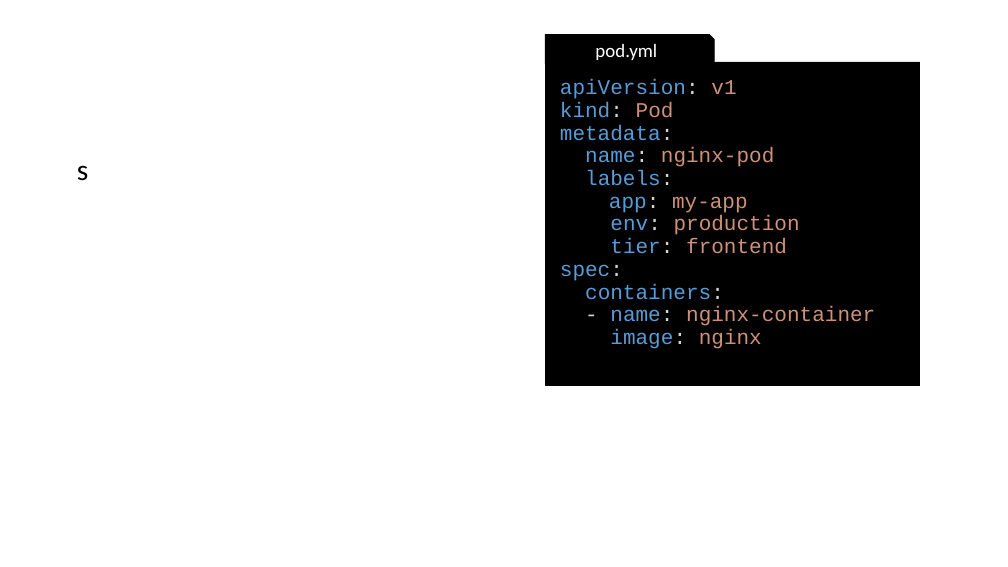
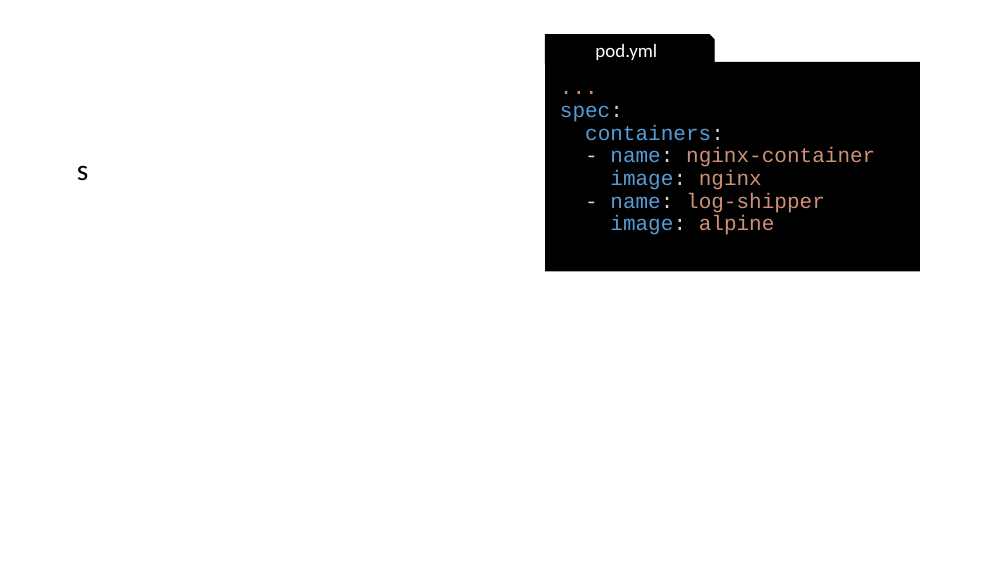
Before and after one commit to gerassimos/kgs, a slide deck: slide 10 of docs/images/slides_images.pptx. Drawn at 1008x567 pixels with LibreOffice and Linux fonts; fonts in the diff are those of the drawing. Boxes give left, top, right and bottom in pixels: in the first picture for what was removed or moved away, otherwise in the second. Text is boxed around its words. In the diff, an @@ line names an element or a change of style, - is before the commit and + after.

```diff
--- a/docs/images/slides_images.pptx
+++ b/docs/images/slides_images.pptx
@@ rectangle "...": place and size @@
-rectangle "..." at [545,62,920,386]
+rectangle "..." at [545,62,920,271]
@@ text in rectangle at [560,79,800,254]: text changed; text colour #569CD6 to #CE9178 @@
-apiVersion: v1
-kind: Pod
-metadata:
-name: nginx-pod
-labels:
-app: my-app
-env: production
-tier: frontend
+...
@@ text in rectangle at [610,193,825,235]: paragraphs added @@
+- name: log-shipper
+image: alpine
```
Also in this commit, not shown: 4 other files.
